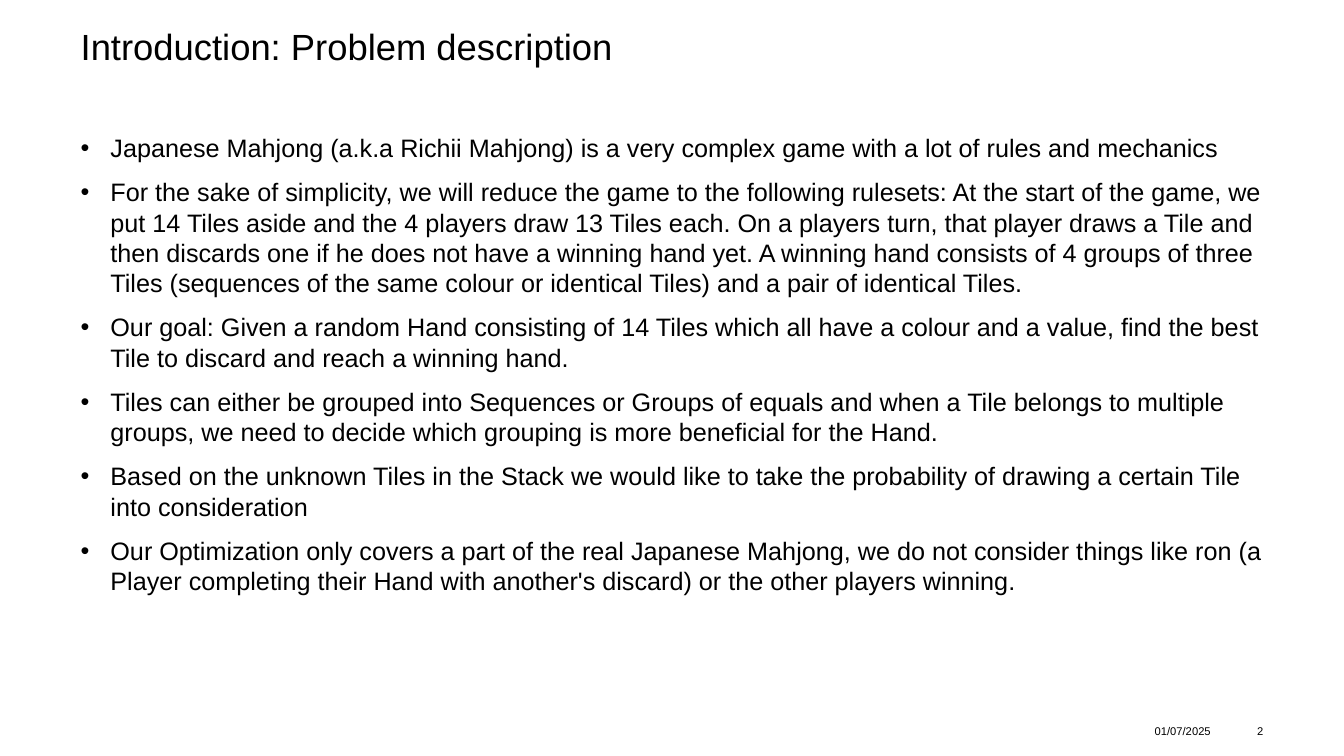
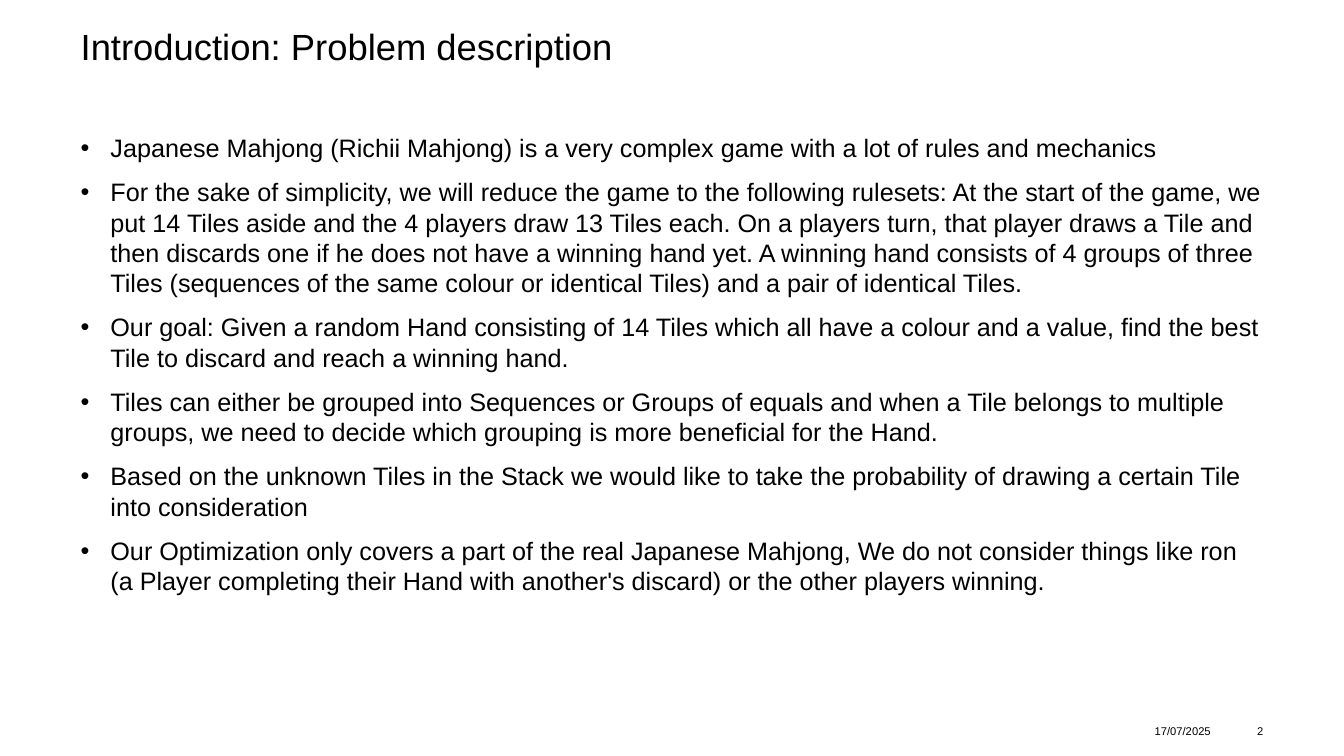
Before and after one commit to adidell01/MahjongOptimization, a slide deck: slide 2 of ProjectPresentation_asadikovic_jlyrer.pptx. Drawn at 1344x756 pixels with LibreOffice and Linux fonts; fonts in the diff are those of the drawing; background and template pictures are left out. Boxes give left, top, right and bottom in pixels: in the first picture for what was removed or moved away, otherwise in the second. Text is boxed around its words. In the diff, an @@ line names an element or a change of style, - is before the commit and + after.

```diff
--- a/ProjectPresentation_asadikovic_jlyrer.pptx
+++ b/ProjectPresentation_asadikovic_jlyrer.pptx
@@ text at (110,138,1156,163): text changed @@
-• Japanese Mahjong (a.k.a Richii Mahjong) is a very complex game with a lot of rules and mechanics
+• Japanese Mahjong (Richii Mahjong) is a very complex game with a lot of rules and mechanics
@@ text at (110,541,1236,596): text changed @@
-• Our Optimization only covers a part of the real Japanese Mahjong, we do not consider things like ron (a Player completing their Hand with another's discard) or the other players winning.
+• Our Optimization only covers a part of the real Japanese Mahjong, We do not consider things like ron (a Player completing their Hand with another's discard) or the other players winning.
@@ text at (1155,727,1211,735): text changed @@
-01/07/2025
+17/07/2025
```
Also in this commit, not shown: 26 other slides changed.
